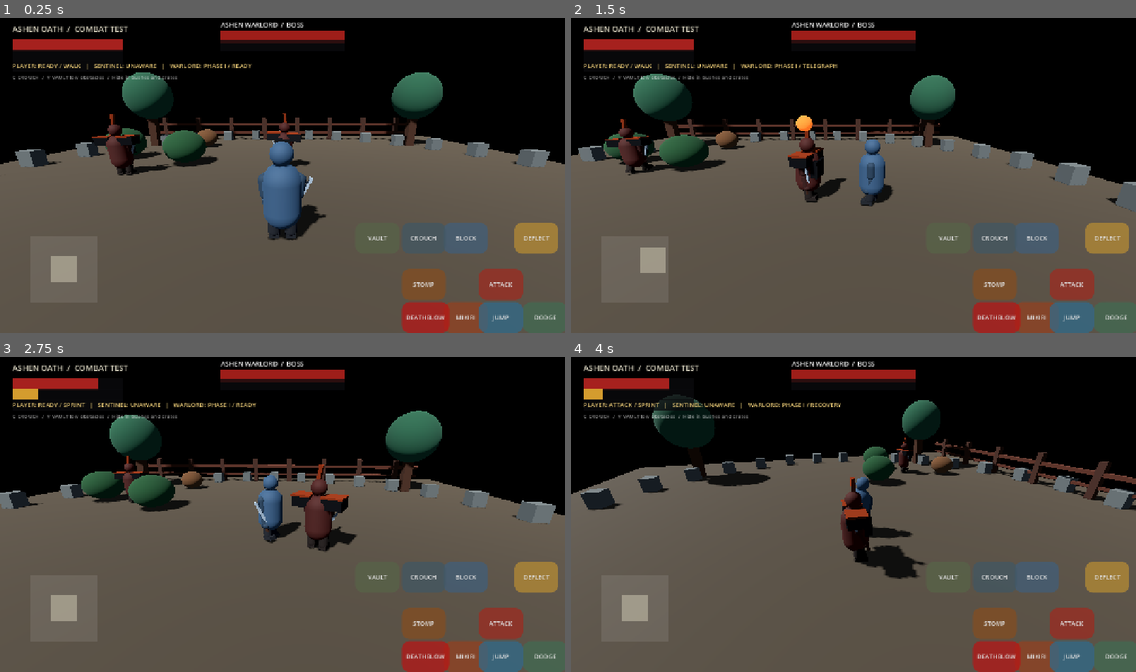
Above: before the commit, frames 1-4 (two rows, left to right).
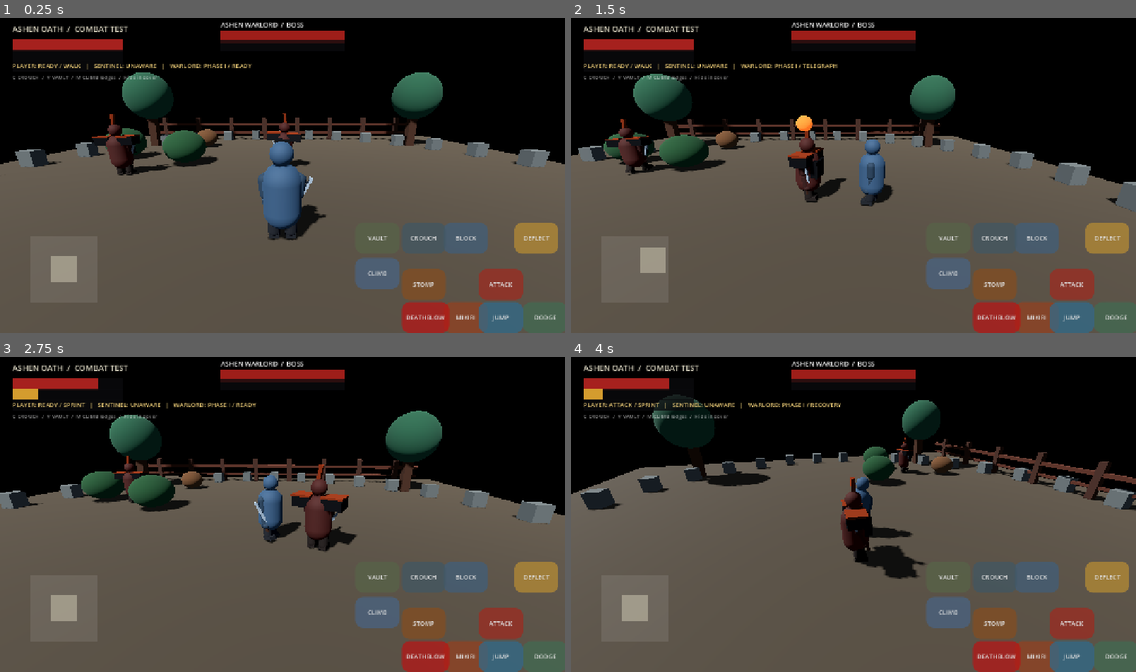
Above: after the commit, the same moments.

Repository: zahaopang-ship-it/Ashen-Oath-Godot
Game: Godot game, scene res://scenes/main.tscn
The game is run twice, just before and just after one commit, with the same random seed, the same clock (stepped at 60 frames per second) and the same inputs. Sound files missing from this copy of the repository are replaced by a short silence.
Inputs (mouse positions are in pixels of both pictures, inside the frame that each line leads up to):
- Up to frame 1 (0.25 s): no input
- Up to frame 2 (1.5 s): tap Enter at 0.5 s; move the mouse to (977, 159) at 0.52 s; hold D 0.53-1.25 s; tap M at 0.6 s; click (977, 159) at 0.67 s; tap Space at 0.77 s; tap V at 0.8 s; drag from (740, 191) to (825, 238) at 1.27 s
- Up to frame 3 (2.75 s): move the mouse to (339, 442) at 2.02 s; hold D from 2.03 s (still down); tap M at 2.1 s; tap V at 2.3 s
- Up to frame 4 (4 s): release D at 2.75 s; drag from (825, 577) to (684, 464) at 2.77 s; move the mouse to (1023, 561) at 3.52 s; hold A from 3.53 s (still down); tap J at 3.6 s; tap Space at 3.77 s; tap V at 3.8 s

The runs differ from the first frame. In frame 1, 0.9% of the frame differs, in the area x 12-71%, y 18-87%; in frame 2, 0.9%; in frame 3, 0.9%; in frame 4, 0.9%.

Commit message:
Add ledge mantle and guard search scanning

Diff:
--- a/project/scripts/fighter.gd
+++ b/project/scripts/fighter.gd
@@ -78,6 +78,9 @@
 var _vault_start := Vector3.ZERO
 var _vault_end := Vector3.ZERO
 var _vault_height := 0.82
+var _traversal_kind := "vault"
+var _search_scan_time := 0.0
+var _search_origin_yaw := 0.0
 var body_collision: CollisionShape3D
 var patrol_points: Array[Vector3] = []
 var patrol_index := 0
@@ -576,9 +579,13 @@
 			_face_direction(search_dir.normalized(), delta, 5.0)
 		else:
 			search_timer -= delta
+			_search_scan_time += delta
+			var scan_angle := sin(_search_scan_time * 2.8) * 0.78
+			rotation.y = lerp_angle(rotation.y, _search_origin_yaw + scan_angle, 1.0 - exp(-3.5 * delta))
 			if search_timer <= 0.0:
 				awareness_state = AwarenessState.IDLE
 				suspicion = 0.0
+				_search_scan_time = 0.0
 	elif awareness_state == AwarenessState.IDLE:
 		_patrol_update(delta)
 
@@ -604,6 +611,48 @@
 	velocity.z = direction.z * patrol_speed
 	_face_direction(direction, delta, 4.0)
 
+func try_mantle() -> bool:
+	if not is_player or is_dead or is_vaulting or state != CombatState.FREE or not is_on_floor():
+		return false
+	var forward := -global_transform.basis.z
+	forward.y = 0.0
+	forward = forward.normalized()
+	if forward.length_squared() < 0.5:
+		return false
+	var space := get_world_3d().direct_space_state
+	var chest_query := PhysicsRayQueryParameters3D.create(global_position + Vector3.UP * 1.02, global_position + Vector3.UP * 1.02 + forward * 1.05)
+	chest_query.exclude = [get_rid()]
+	var obstacle_hit := space.intersect_ray(chest_query)
+	if obstacle_hit.is_empty():
+		return false
+	var head_query := PhysicsRayQueryParameters3D.create(global_position + Vector3.UP * 1.92, global_position + Vector3.UP * 1.92 + forward * 1.20)
+	head_query.exclude = [get_rid()]
+	if not space.intersect_ray(head_query).is_empty():
+		return false
+	var landing := global_position + forward * 1.75
+	var floor_query := PhysicsRayQueryParameters3D.create(landing + Vector3.UP * 2.8, landing + Vector3.DOWN * 2.8)
+	floor_query.exclude = [get_rid()]
+	var floor_hit := space.intersect_ray(floor_query)
+	if floor_hit.is_empty():
+		return false
+	var landing_y: float = (floor_hit.position as Vector3).y
+	var rise := landing_y - global_position.y
+	if rise < 0.45 or rise > 1.55:
+		return false
+	landing.y = landing_y
+	_vault_start = global_position
+	_vault_end = landing
+	_vault_elapsed = 0.0
+	_vault_duration = 0.62
+	_vault_height = 0.38
+	_traversal_kind = "mantle"
+	is_vaulting = true
+	is_crouching = false
+	is_sprinting = false
+	sprint_requested = false
+	velocity = Vector3.ZERO
+	return true
+
 func try_vault() -> bool:
 	if not is_player or is_dead or is_vaulting or state != CombatState.FREE or not is_on_floor():
 		return false
@@ -634,6 +683,7 @@
 	_vault_elapsed = 0.0
 	_vault_duration = 0.42
 	_vault_height = 0.82
+	_traversal_kind = "vault"
 	is_vaulting = true
 	is_crouching = false
 	is_sprinting = false
@@ -649,6 +699,7 @@
 	if t >= 1.0:
 		global_position = _vault_end
 		is_vaulting = false
+		_traversal_kind = "vault"
 		velocity = Vector3.ZERO
 
 func set_crouching(enabled: bool) -> void:
@@ -705,7 +756,9 @@
 			lost_sight_timer += delta
 			if lost_sight_timer >= 4.0:
 				awareness_state = AwarenessState.SEARCHING
-				search_timer = 2.6
+				search_timer = 3.8
+				_search_origin_yaw = rotation.y
+				_search_scan_time = 0.0
 
 func _get_target_vision_multiplier(candidate: Node3D) -> float:
 	if not is_instance_valid(candidate):
--- a/project/scripts/main.gd
+++ b/project/scripts/main.gd
@@ -492,6 +492,7 @@
 					player.deathblow_broken_target()
 			KEY_C: player.toggle_crouch()
 			KEY_V: player.try_vault()
+			KEY_M: player.try_mantle()
 			KEY_KP_1: player.end_deflect()
 			KEY_KP_2: player.end_block()
 	if event is InputEventKey and not event.pressed:
--- a/project/scripts/touch_hud.gd
+++ b/project/scripts/touch_hud.gd
@@ -72,8 +72,9 @@
 	_register_action("DEATHBLOW", Vector2(-370, -70), "deathblow", Color(0.72, 0.08, 0.08))
 	_register_action("CROUCH", Vector2(-370, -250), "crouch", Color(0.25, 0.34, 0.39))
 	_register_action("VAULT", Vector2(-475, -250), "vault", Color(0.34, 0.39, 0.28))
+	_register_action("CLIMB", Vector2(-475, -170), "climb", Color(0.28, 0.39, 0.52))
 	var hint := Label.new()
-	hint.text = "C CROUCH  /  V VAULT low obstacles  /  Hide in bushes and crates"
+	hint.text = "C CROUCH  /  V VAULT  /  M CLIMB ledges  /  Hide in cover"
 	hint.position = Vector2(28, 132)
 	hint.add_theme_font_size_override("font_size", 12)
 	hint.add_theme_color_override("font_color", Color(1, 1, 1, 0.55))
@@ -169,6 +170,7 @@
 				game.player.deathblow_broken_target()
 		"crouch": game.player.toggle_crouch()
 		"vault": game.player.try_vault()
+		"climb": game.player.try_mantle()
 
 func _action_up(action: String) -> void:
 	match action:
--- a/project/tests/stealth_world_test.gd
+++ b/project/tests/stealth_world_test.gd
@@ -56,6 +56,21 @@
 	for i in range(30):
 		await physics_frame
 	_check(not player.is_vaulting and player.global_position.z < start_z - 1.4, "vault completes beyond the obstacle")
+	var ledge := StaticBody3D.new()
+	ledge.position = player.global_position + Vector3(0.0, 0.65, -1.4)
+	game.add_child(ledge)
+	var ledge_shape := CollisionShape3D.new()
+	var ledge_box := BoxShape3D.new()
+	ledge_box.size = Vector3(2.4, 1.3, 1.8)
+	ledge_shape.shape = ledge_box
+	ledge.add_child(ledge_shape)
+	await physics_frame
+	var mantle_start_y := player.global_position.y
+	_check(player.try_mantle(), "player can mantle a reachable waist-high ledge")
+	_check(player.is_vaulting and player._traversal_kind == "mantle", "mantle enters the dedicated ledge traversal")
+	for i in range(42):
+		await physics_frame
+	_check(not player.is_vaulting and player.global_position.y > mantle_start_y + 0.7, "mantle completes on the raised platform")
 	var tall_wall := StaticBody3D.new()
 	tall_wall.position = player.global_position + Vector3(0.0, 0.0, -1.2)
 	game.add_child(tall_wall)
@@ -69,7 +84,7 @@
 	_check(not player.try_vault(), "vault rejects a full-height wall")
 	_check(not player.is_vaulting, "rejected traversal leaves player in normal movement state")
 	if failures.is_empty():
-		print("Stealth world tests: 10/10 passed")
+		print("Stealth world tests: 14/14 passed")
 	else:
-		printerr("Stealth world tests: ", 10 - failures.size(), "/10 passed")
+		printerr("Stealth world tests: ", 14 - failures.size(), "/14 passed")
 	quit(0 if failures.is_empty() else 1)
Not shown, changed: DEVELOPMENT_PLAN.md
